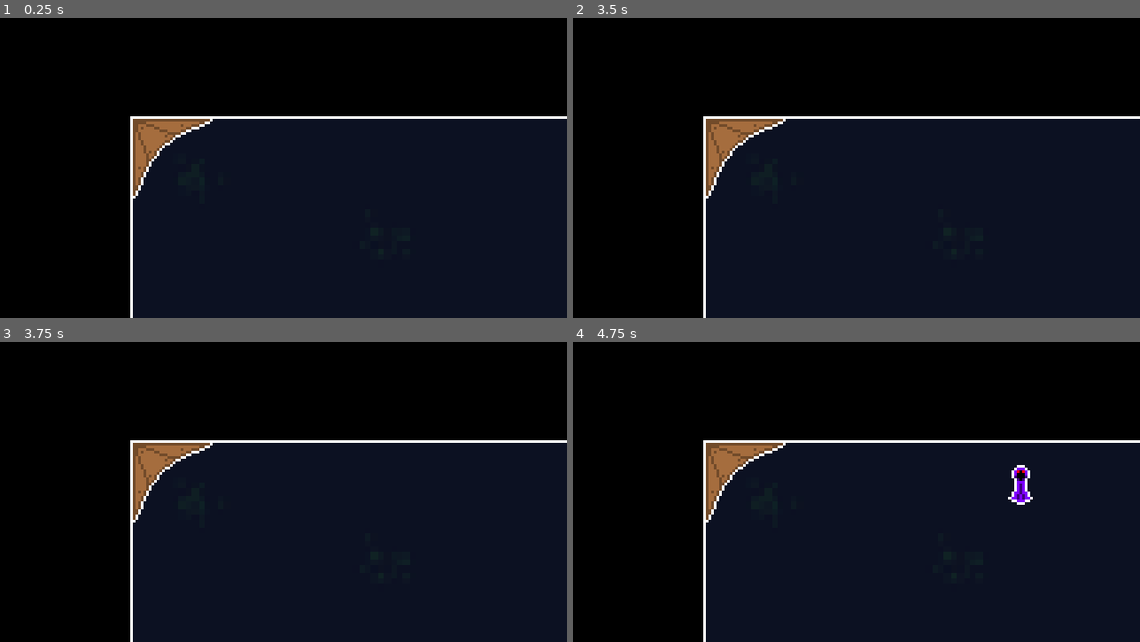
Above: before the commit, frames 1-4 (two rows, left to right).
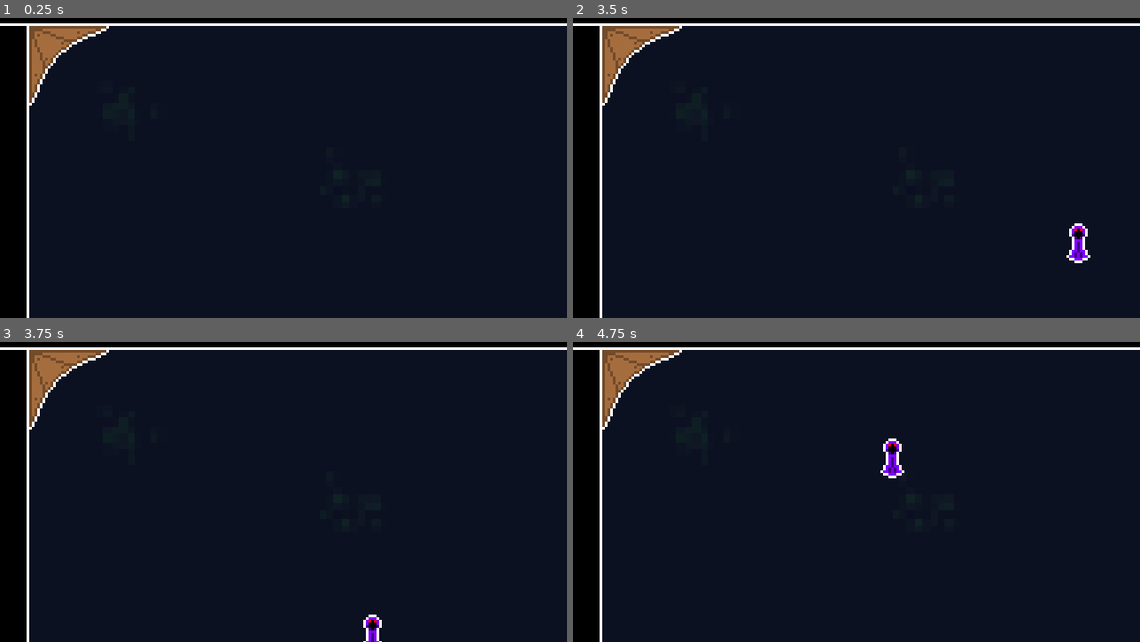
Above: after the commit, the same moments.

Repository: datavikingr/arcanearena
Game: Godot game, scene res://scenes/test_arena_empty.tscn
Two runs of this game, one before a commit and one after it. Both use one fixed random seed, a clock stepped at 60 frames per second and the inputs below. The project has no main scene, so this scene is started directly.
Inputs:
- Up to frame 1 (0.25 s): no input
- Up to frame 2 (3.5 s): tap Enter (blue_block) at 0.5, 0.8, 1.35, 2 s; hold D (blue_right) 0.53-2.03 s; tap Shift (blue_attack) at 0.6, 3.05 s; tap Space (blue_jump) at 0.77, 1.07, 1.25, 1.52, 1.82, 2.85, 3.02, 3.32 s; tap Backspace (blue_special) at 1.55, 2.1 s; hold Space (blue_jump) 2.03-2.78 s; hold A (blue_left) from 2.03 s (still down)
- Up to frame 3 (3.75 s): keep holding A (blue_left); tap Shift (blue_attack) at 3.6 s
- Up to frame 4 (4.75 s): tap Space (blue_jump) at 3.77, 4.07, 4.52 s; tap Enter (blue_block) at 3.8, 4.35 s; release A (blue_left) at 4.28 s; hold D (blue_right) from 4.28 s (still down); tap Backspace (blue_special) at 4.55 s

The runs differ from the first frame. In frame 1, 44% of the frame differs, in the area x 0-100%, y 1-100%; in frame 2, 45%; in frame 3, 44%; in frame 4, 45%.

Commit message:
tuned player-ball physics, refactored map border for modularity.

Diff:
--- /dev/null
+++ b/scenes/map_border_wall.tscn
@@ -0,0 +1,14 @@
+[gd_scene load_steps=3 format=3 uid="uid://w3y2lg015ylj"]
+
+[ext_resource type="Texture2D" uid="uid://d1lgpg6webkl3" path="res://assets/map_wall.png" id="1_a15v3"]
+
+[sub_resource type="RectangleShape2D" id="RectangleShape2D_dn6jl"]
+size = Vector2(40, 360)
+
+[node name="Map Border Wall" type="StaticBody2D"]
+
+[node name="PhysicsShape" type="CollisionShape2D" parent="."]
+shape = SubResource("RectangleShape2D_dn6jl")
+
+[node name="Sprite" type="Sprite2D" parent="."]
+texture = ExtResource("1_a15v3")
--- a/scenes/test_arena_empty.tscn
+++ b/scenes/test_arena_empty.tscn
@@ -1,9 +1,8 @@
-[gd_scene load_steps=8 format=3 uid="uid://6g14su3oskxa"]
+[gd_scene load_steps=7 format=3 uid="uid://6g14su3oskxa"]
 
 [ext_resource type="Texture2D" uid="uid://ddpahkgu138ly" path="res://assets/map_bg_void.png" id="1_a1h4a"]
 [ext_resource type="Texture2D" uid="uid://bhot6j6xa48hd" path="res://assets/bg_forest.png" id="2_8a7vy"]
-[ext_resource type="PackedScene" uid="uid://bg03x4kkxhxq8" path="res://scenes/map_border.tscn" id="3_h1aym"]
-[ext_resource type="Texture2D" uid="uid://36l8xb1wq8ea" path="res://assets/map_grass.png" id="4_h2bb0"]
+[ext_resource type="PackedScene" uid="uid://w3y2lg015ylj" path="res://scenes/map_border_wall.tscn" id="4_6qjae"]
 [ext_resource type="PackedScene" uid="uid://cp2d4ky7kfyt3" path="res://scenes/map_ramp.tscn" id="5_35l2g"]
 [ext_resource type="PackedScene" uid="uid://bwn62t14qa0a0" path="res://scenes/ball.tscn" id="6_55bwo"]
 [ext_resource type="PackedScene" uid="uid://ce2uy5xg6tka4" path="res://scenes/test_player.tscn" id="7_nqmyx"]
@@ -17,33 +16,46 @@
 texture = ExtResource("1_a1h4a")
 
 [node name="BgForest" type="Sprite2D" parent="BGs"]
-position = Vector2(29, -5)
+position = Vector2(57, -9)
+scale = Vector2(1.2, 1.2)
 texture = ExtResource("2_8a7vy")
 
 [node name="Map" type="Node2D" parent="."]
-
-[node name="MapBorder" parent="Map" instance=ExtResource("3_h1aym")]
-
-[node name="MapGrass" type="Sprite2D" parent="Map"]
-position = Vector2(324, 326)
-texture = ExtResource("4_h2bb0")
 
 [node name="Ramps" type="Node2D" parent="Map"]
 position = Vector2(65, 60)
 
 [node name="MapRamp_TL" parent="Map/Ramps" instance=ExtResource("5_35l2g")]
+position = Vector2(-39, -35)
 
 [node name="MapRamp_TR" parent="Map/Ramps" instance=ExtResource("5_35l2g")]
-position = Vector2(518, 0)
+position = Vector2(549, -35)
 rotation = 1.5708
 
 [node name="MapRamp_BL" parent="Map/Ramps" instance=ExtResource("5_35l2g")]
-position = Vector2(0, 244)
+position = Vector2(-39, 274)
 rotation = -1.5708
 
 [node name="MapRamp_BR" parent="Map/Ramps" instance=ExtResource("5_35l2g")]
-position = Vector2(518, 244)
+position = Vector2(549, 274)
 rotation = -3.14159
+
+[node name="Map Border Wall East" parent="Map" instance=ExtResource("4_6qjae")]
+position = Vector2(649, 187)
+
+[node name="Map Border Wall West" parent="Map" instance=ExtResource("4_6qjae")]
+position = Vector2(-9, 180)
+rotation = 3.14159
+
+[node name="Map Border Wall South" parent="Map" instance=ExtResource("4_6qjae")]
+position = Vector2(322, 369)
+rotation = 1.5708
+scale = Vector2(1, 2)
+
+[node name="Map Border Wall North" parent="Map" instance=ExtResource("4_6qjae")]
+position = Vector2(349, -10)
+rotation = -1.5708
+scale = Vector2(1, 2)
 
 [node name="Ball" parent="." instance=ExtResource("6_55bwo")]
 unique_name_in_owner = true
--- a/scenes/test_player.tscn
+++ b/scenes/test_player.tscn
@@ -36,24 +36,8 @@
 
 [sub_resource type="Animation" id="Animation_n70cj"]
 resource_name = "run"
-length = 0.5
+length = 0.25
 loop_mode = 1
-tracks/0/type = "value"
-tracks/0/imported = false
-tracks/0/enabled = true
-tracks/0/path = NodePath("Sprite:frame")
-tracks/0/interp = 1
-tracks/0/loop_wrap = true
-tracks/0/keys = {
-"times": PackedFloat32Array(0, 0.233333),
-"transitions": PackedFloat32Array(1, 1),
-"update": 1,
-"values": [34, 35]
-}
-
-[sub_resource type="Animation" id="Animation_1r5qw"]
-resource_name = "jump"
-step = 0.1
 tracks/0/type = "value"
 tracks/0/imported = false
 tracks/0/enabled = true
@@ -64,7 +48,23 @@
 "times": PackedFloat32Array(0, 0.133333),
 "transitions": PackedFloat32Array(1, 1),
 "update": 1,
-"values": [36, 37]
+"values": [34, 35]
+}
+
+[sub_resource type="Animation" id="Animation_1r5qw"]
+resource_name = "jump"
+step = 0.05
+tracks/0/type = "value"
+tracks/0/imported = false
+tracks/0/enabled = true
+tracks/0/path = NodePath("Sprite:frame")
+tracks/0/interp = 1
+tracks/0/loop_wrap = true
+tracks/0/keys = {
+"times": PackedFloat32Array(0),
+"transitions": PackedFloat32Array(1),
+"update": 1,
+"values": [37]
 }
 
 [sub_resource type="AnimationLibrary" id="AnimationLibrary_b06bv"]
@@ -79,6 +79,8 @@
 collision_layer = 40
 collision_mask = 13
 floor_max_angle = 1.48353
+platform_on_leave = 2
+platform_floor_layers = 4294967291
 script = ExtResource("1_1k1h6")
 
 [node name="PhysicsBody" type="CollisionPolygon2D" parent="."]
@@ -94,4 +96,7 @@
 libraries = {
 "": SubResource("AnimationLibrary_b06bv")
 }
-autoplay = "idle"
+
+[node name="RayCast2D" type="RayCast2D" parent="."]
+target_position = Vector2(0, 15)
+collision_mask = 4
--- a/scripts/test_player_controller.gd
+++ b/scripts/test_player_controller.gd
@@ -1,39 +1,61 @@
 extends CharacterBody2D
 
-## DEFINITIONS
+#######################################################################################################################################################
+## DECLARATIONS
+# Nodes
 @onready var sprite = get_node("Sprite") # Sprite, player_movement()
 @onready var player = get_node("AnimationPlayer") # What it says on the can, player_movement() & player_jump() $ etc.
-
-@export var run_speed: int = 250 # Feels like a good lateral speed for now - was 200, feedback is better. player_movement()
-@export var jump_speed: int = 300 # 400 is a little too high for the maps. 300 feels good. player_jump()
-@export var slide_speed: int = 400 # Twice as fast as the run, player_jump()
+@onready var raycast = get_node("RayCast2D") # Ball detector, used in physics_collisions()
+# Exports
+@export var run_speed: int = 200 # Feels like a good lateral speed for now - was 200, feedback is better. player_movement()
+@export var jump_speed: int = -400 # 400 is a little too high for the maps. 300 feels good. player_jump()
+@export var slide_speed: int = 400 # Twice as fast as the old run value, player_slide()
 @export var push_force: float = 200.0 # This represents the player's inertia, physics_collisions()
-@export var near_range: int = 50 # Nearness range, is_ball_near() & player_jump()
-
+@export var near_range: Vector2 = Vector2( 37 , 25 ) # Nearness range in x and y for the ground, is_ball_near() & player_jump()
+@export var far_range: Vector2 = Vector2( 40 , 35 ) # Nearness range in x and y for the air, is_ball_near() & player_jump()
+# Local
 var gravity = ProjectSettings.get_setting("physics/2d/default_gravity") # gravity = 980, player_movement()
-var is_holding = false #TODO: Implement posession feature?
+var is_holding = false #TODO: Implement ball-posession feature???
 var ball_position: Vector2 = Vector2.ZERO # For nearness, is_ball_near() & player_jump()
 var player_position: Vector2 = Vector2.ZERO # For nearness, is_ball_near() & player_jump()
 
-## INPUTS
+# Input
 var left_right: float = 0 # Control Input, player_movement()
 
-## CALLABLE FUNCTIONS
-
+#######################################################################################################################################################
+## CALLABLE CHECK FUNCTIONS
 func is_slide() -> bool: # Called by player_jumps()
 	return is_on_floor() and Input.is_action_pressed("blue_down")
 
 func is_ball_near() -> bool: # Called from player_jump()
 	ball_position = %Ball.position #Get ball position from transform
 	player_position = self.position #Get self position from transform
-	#NOTE: If player and ball are within near_range of each other in x and y, return true
-	return abs(ball_position.x - player_position.x) < near_range and abs(ball_position.y - player_position.y) < (near_range / 2)
+	if is_on_floor():
+		return abs(ball_position.x - player_position.x) < near_range.x and abs(ball_position.y - player_position.y) < near_range.y # If player and ball are within near_range of each other in x and y, return true
+	return abs(ball_position.x - player_position.x) < far_range.x and abs(ball_position.y - player_position.y) < far_range.y
 
-## EXECUTION
+func variable_gravity(): # Game feel method. called by player_movement()
+	if velocity.y > 0: # If we're falling
+		return gravity * 1.3 # return double gravity and fall faster, snapping back to the ground
+	return gravity # Else, return normal gravity
+
+func is_on_top_of_ball() -> bool: # called by physics_collisions
+	if raycast.is_colliding(): # what is says on the can
+		var collider = raycast.get_collider() # figure out what's touching the raycast directly under the player
+		#print("RayCast hit the ball!") # Logs
+		return collider.is_in_group("balls") # True if on top of the ball, false if not
+	return false
+
+#######################################################################################################################################################
+## EXECUTION / MAIN
 func _ready() -> void: # Called when the node enters the scene tree for the first time.
 	pass
 
-func _physics_process(delta) -> void: # Called every frame. 'delta' is the elapsed time since the previous frame.
+func _process(_delta: float) -> void:
+	if Input.is_action_just_released("blue_jump") and velocity.y < 0:
+		velocity.y = jump_speed / 3
+
+func _physics_process(delta: float) -> void: # Called every frame. 'delta' is the elapsed time since the previous frame.
 	# We're gonna collect input here. We'll start by stashing it all in variables to pass it around where needed.
 	left_right = Input.get_axis("blue_left", "blue_right") # Joystick; -1 for left, 1 for right, passing to player_movement() and animation_controller()
 	#TODO:
@@ -42,11 +64,13 @@
 
 
 	# Then we're gonan execute with the above
-	player_movement(delta, left_right) # Left/right/idle
+
+	player_movement(delta) # Left/right/idle
 	if Input.is_action_just_pressed("blue_jump"): # what it says on the can
 		player_jump(delta)
 	if Input.is_action_pressed("blue_jump") and Input.is_action_pressed("blue_down"): # This is a slide
 		player_slide(delta)
+	animation_controller() # Change Animations
 	move_and_slide() # Execute movement accumulated above
 	physics_collisions() # React to Physics, as per the movement.
 	if Input.is_action_just_pressed("blue_attack"):
@@ -55,10 +79,12 @@
 		player_special(delta)
 	if Input.is_action_just_pressed("blue_block"):
 		player_block(delta)
-	animation_controller(left_right) # Change Animations
 
-func player_movement(delta, left_right) -> void: # Player Controller, called by _physics_process()
-	velocity.y += gravity * delta #apply gravity to character
+
+#######################################################################################################################################################
+## PLAYER ACTIONS
+func player_movement(delta: float) -> void: # Player Controller, called by _physics_process()
+	velocity.y += variable_gravity() * delta # apply variable gravity to character, depending on whether falling
 	#Perform filter for arcade-like on/off controls
 	# LEFT
 	if left_right < -0.25: #Pressed Left, inner 25% deadzone
@@ -70,15 +96,14 @@
 	else: #Standing Still
 		velocity.x = 0 # don't move
 
-func player_jump(_delta) -> void: # Called by player input from _physics_process()
+func player_jump(_delta: float) -> void: # Called by player input from _physics_process()
 	if !is_slide(): #Make sure we're not sliding
-		player.play("jump")
-		velocity.y = -1 * jump_speed #omg Godot defines "Up" as -Y and NOT +Y. *sigh*
+		velocity.y = jump_speed #omg Godot defines "Up" as -Y and NOT +Y. *sigh*
 		#print("Jump!") # Log
-		if is_ball_near(): # If ball is in range
-			%Ball.linear_velocity.y = -1.1 * jump_speed # Apply upward force to ball
+		if is_ball_near() and !is_on_top_of_ball(): # If ball is in range, but we're not directly on top of it
+			%Ball.linear_velocity.y = 1.1 * jump_speed # Apply upward force to ball
 
-func player_slide(_delta) -> void:
+func player_slide(_delta: float) -> void:
 	# Without is_slide() here, this creates an air-dash. I think I like this air dash.
 	# But, Airie says she doesn't. I'm going to test it with. And I leave it only commented, if I hate it, rather than remove it.
 	if is_slide():
@@ -86,10 +111,20 @@
 			left_right = -1 # Tune the forces to the left
 		else: # else, we're facing right
 			left_right = 1 # Keep the forces tuned to the right
-		print("Slide!") # Log
-		#TODO: animation line for slide
+		#print("Slide!") # Log
 		velocity.x = left_right * slide_speed # Load forces for move_and_slide()
 
+func player_attack(_delta: float) -> void: # Called by player input from _physics_process()
+	print("Attack!") # Log
+
+func player_special(_delta: float) -> void: # Called by player input from _physics_process()
+	print("Special!") # Log
+
+func player_block(_delta: float) -> void: # Called by player input from _physics_process()
+	print("Block!") # Log
+
+#######################################################################################################################################################
+## CONTROLLERS
 func physics_collisions() -> void: # Called from _physics_process()
 	# after calling move_and_slide()
 	for i in range(get_slide_collision_count()): # Get collisions #, loop
@@ -97,22 +132,13 @@
 		#self.velocity.y = 0
 		#TODO: I'm going to implement this as a match option, in the future.
 		var c = get_slide_collision(i) # Get collision, from # above
-		if c.get_collider().is_in_group("balls"): # if the collision is with the ball
-			self.velocity.y = 0 # ensure no upward flick of player on ball contact
-			print("Ball!") # Log
+		if c.get_collider().is_in_group("balls") and !is_on_top_of_ball(): # if the collision is with the ball, and we're not on top of it.
+			self.velocity.y = 0 # ensure no upward flick of player on ball contact (well, mitigate it, there are still edge cases)
+			#print("Ball!") # Log
 			c.get_collider().apply_central_impulse(-c.get_normal() * push_force) # Apply impulse forces to the ball in the appropriate direction
 			#break # attempts to apply force once, by breaking the loop
 
-func player_attack(_delta) -> void: # Called by player input from _physics_process()
-	print("Attack!") # Log
-
-func player_special(_delta) -> void: # Called by player input from _physics_process()
-	print("Special!") # Log
-
-func player_block(_delta) -> void: # Called by player input from _physics_process()
-	print("Block!") # Log
-
-func animation_controller(left_right) -> void: # called by _physics_process(), left_right = input direction
+func animation_controller() -> void: # called by _physics_process(), left_right = input direction
 	if is_on_floor(): # what it says on the can
 		if left_right == 0: # if no input
 			player.play("idle") # animation
Binary file changed: assets/ball.png
Binary file added: assets/map_wall.png
Not shown, added: assets/map_wall.png.import
Not shown, added: assets/ball.png~
Not shown, changed: assets/krita_saves/map_ball.kra
Not shown, added: assets/krita_saves/map_ball.kra~
Not shown, changed: assets/krita_saves/map_ramp.kra
Not shown, added: assets/krita_saves/map_ramp.kra~
Not shown, added: assets/krita_saves/map_wall.kra
